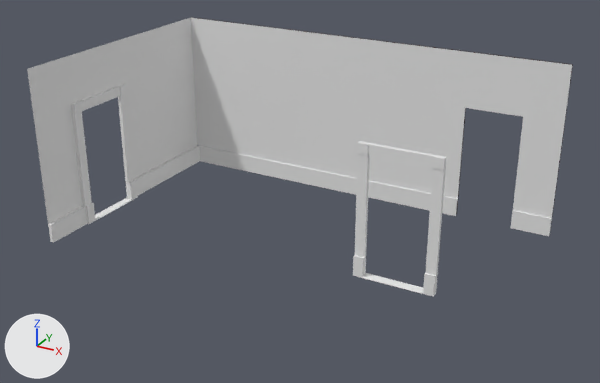
A saved change to the Blender file Assets/models/floor_2/bedroom_n_center/bedroom_n_center.blend.
Camera for both pictures: a camera (50 mm lens) standing at (18.2, -33.4, 19.3) and looking at (0.2, -0.6, 2.9). Arrows for +X, +Y and +Z are at lower left; the lights stay in place.

The first picture shows 'door_south', 'door_south.001', 'floorboard_s', 'floorboard_w', 'wall_s', 'wall_w.001'.
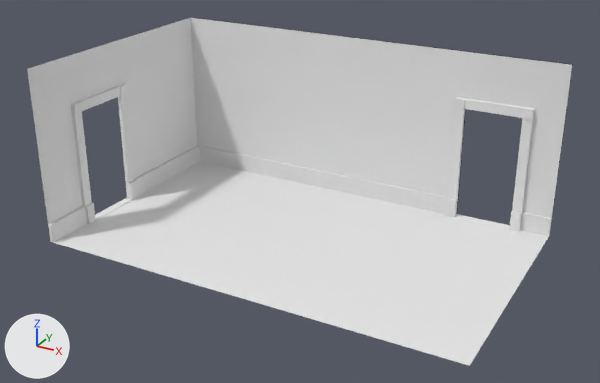
Changed parts and their boxes [x1, y1, x2, y2] in the pictures (600 x 383 px):
'floor', shown
    after: [54, 161, 549, 366]
'door_south.001', moved
    before: [353, 141, 446, 297]
    after: [445, 97, 535, 232]
'floortrim.001', moved
    before: [362, 273, 423, 294]
    after: [454, 214, 510, 230]

What the commit changed:
Object 'door_south.001' (ob_door_south_001) moves from (5.92, -2.0, 3.3) to (7.5, 6.3, 3.3).
Object 'floor' (ob_floor) is now shown.
